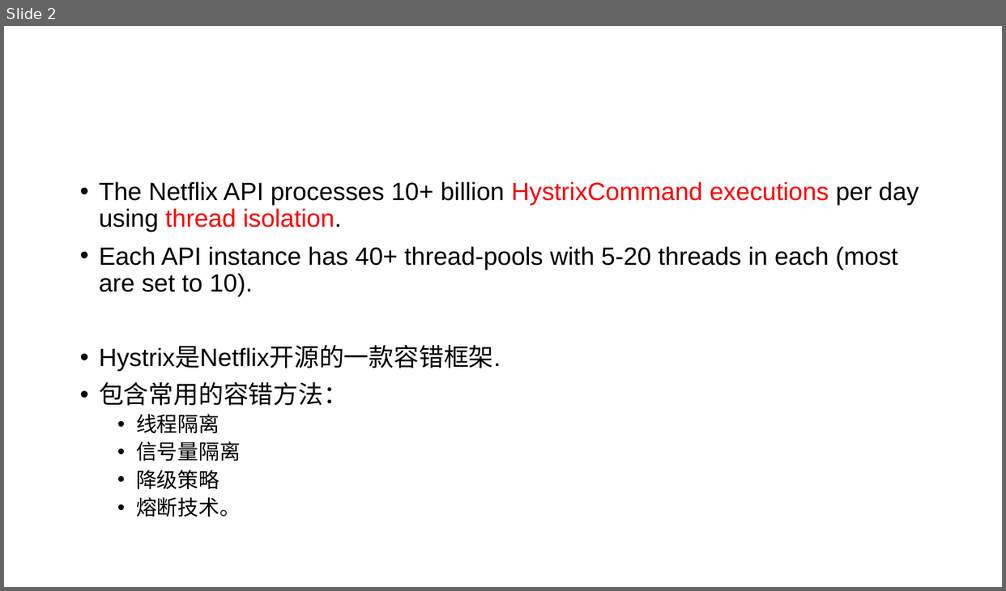
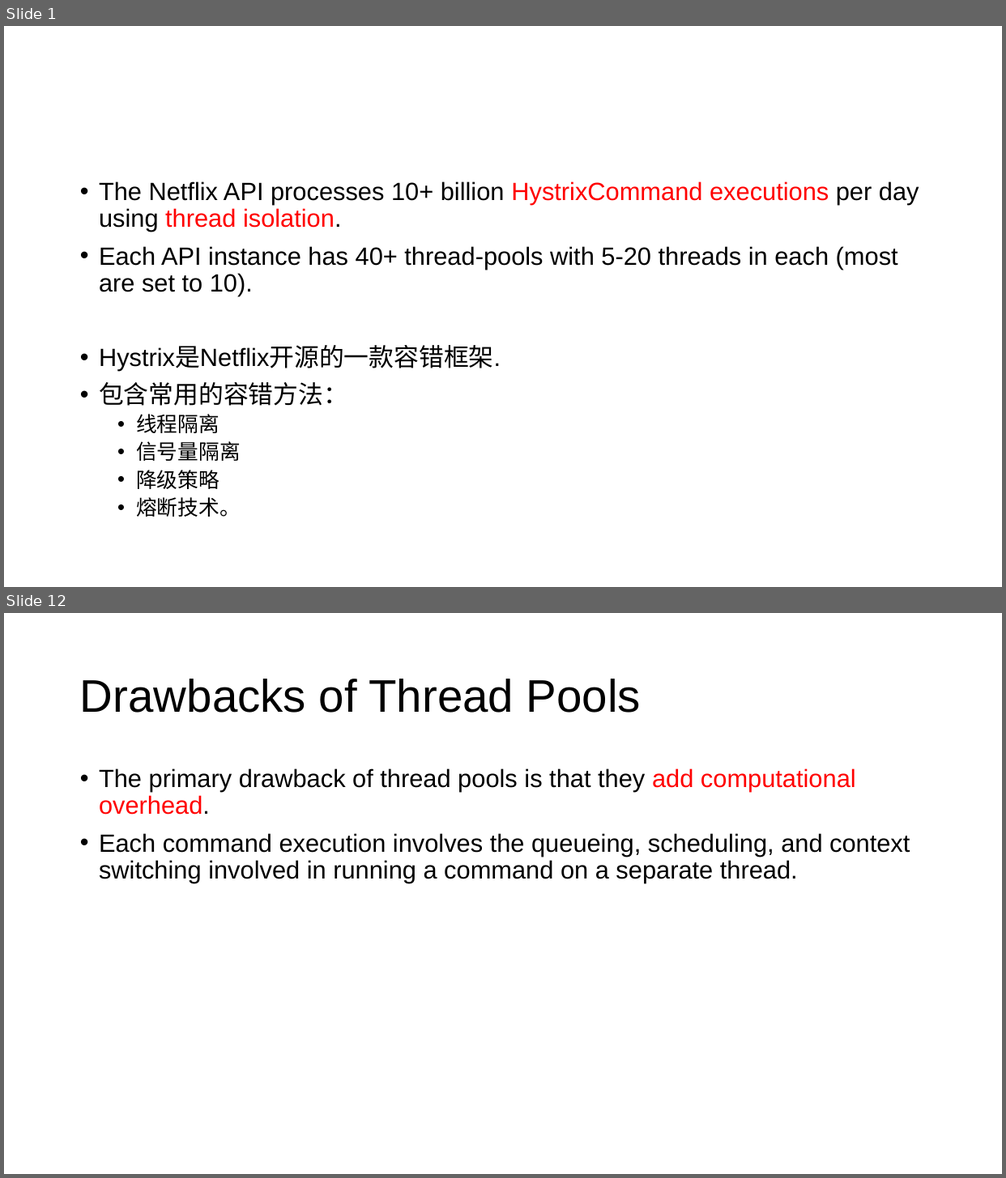
Before and after one commit to zy475459736/progress, a slide deck: springboot/hystrix/hystrix.pptx. Shown one above the other, each under a label of ours: slide 2 before the commit, slides 1 and 12 after it; the slides between them are not shown. The pictures are 1006x591 and 1006x1178 pixels, drawn with LibreOffice and Linux fonts; fonts in the diff are those of the drawing. Boxes give left, top, right and bottom in pixels: in the first picture for what was removed or moved away, otherwise in the second. Text is boxed around its words. In the diff, an @@ line names an element or a change of style, - is before the commit and + after.

```diff
--- a/springboot/hystrix/hystrix.pptx
+++ b/springboot/hystrix/hystrix.pptx
@@ slide 12 added at [4, 613, 1002, 1174], background #FFFFFF @@
@@ title added at [80, 679, 641, 713], 44 pt, text #000000 @@
+Drawbacks of Thread Pools
@@ text added at [99, 769, 910, 883], 24 pt, text #000000 @@
+• The primary drawback of thread pools is that they add computational overhead.
+• Each command execution involves the queueing, scheduling, and context switching involved in running a command on a separate thread.
@@ what was slide 2 is now slide 1 @@
```
Also in this commit, not shown: 22 other slides added, 1 slide removed.
